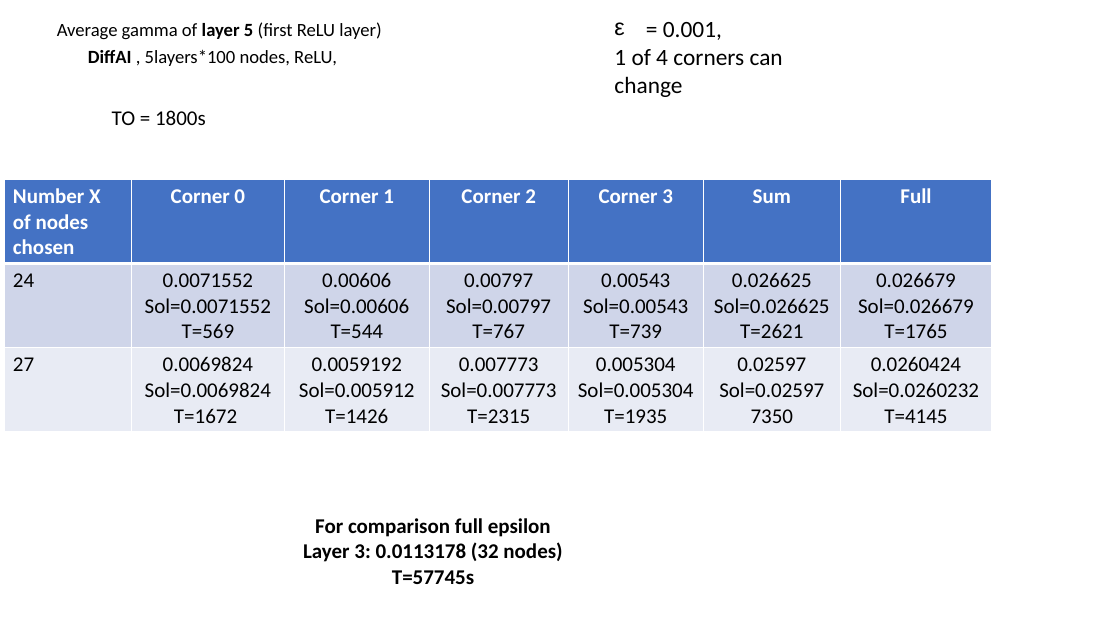
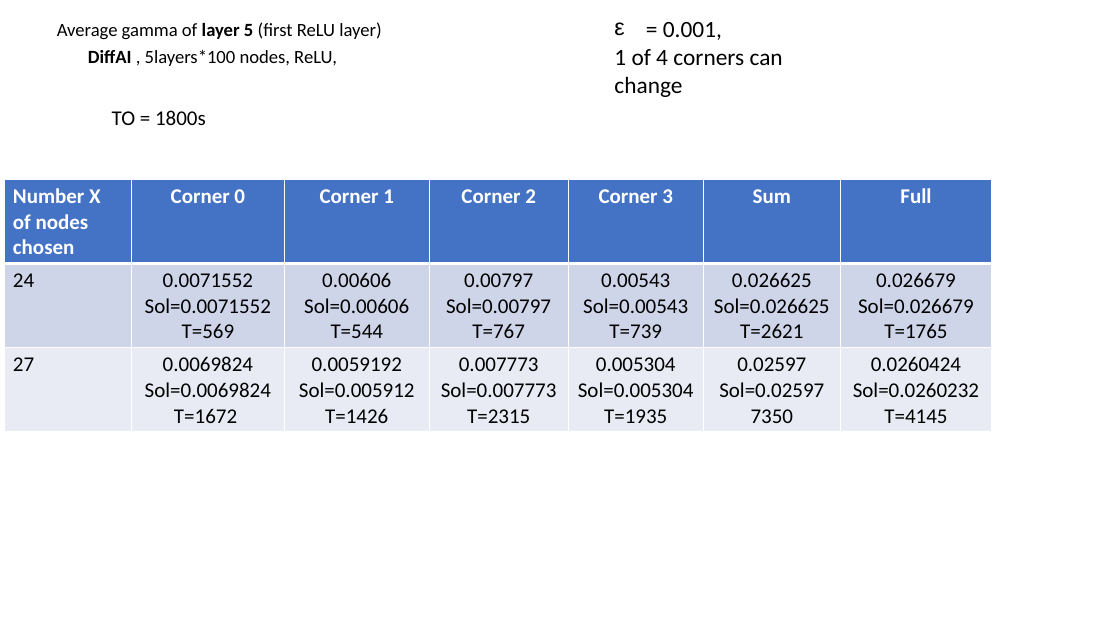
Before and after one commit to blaisegenest/vericompensate, a slide deck: slide 10 of lipschitz/Test.pptx. Drawn at 1120x630 pixels with LibreOffice and Linux fonts; fonts in the diff are those of the drawing. Boxes give left, top, right and bottom in pixels: in the first picture for what was removed or moved away, otherwise in the second. Text is boxed around its words. In the diff, an @@ line names an element or a change of style, - is before the commit and + after.

Commit message:
update table

```diff
--- a/lipschitz/Test.pptx
+++ b/lipschitz/Test.pptx
@@ text removed at bbox=[303, 518, 562, 584] @@
-For comparison full epsilon
-Layer 3: 0.0113178 (32 nodes)
-T=57745s
```
